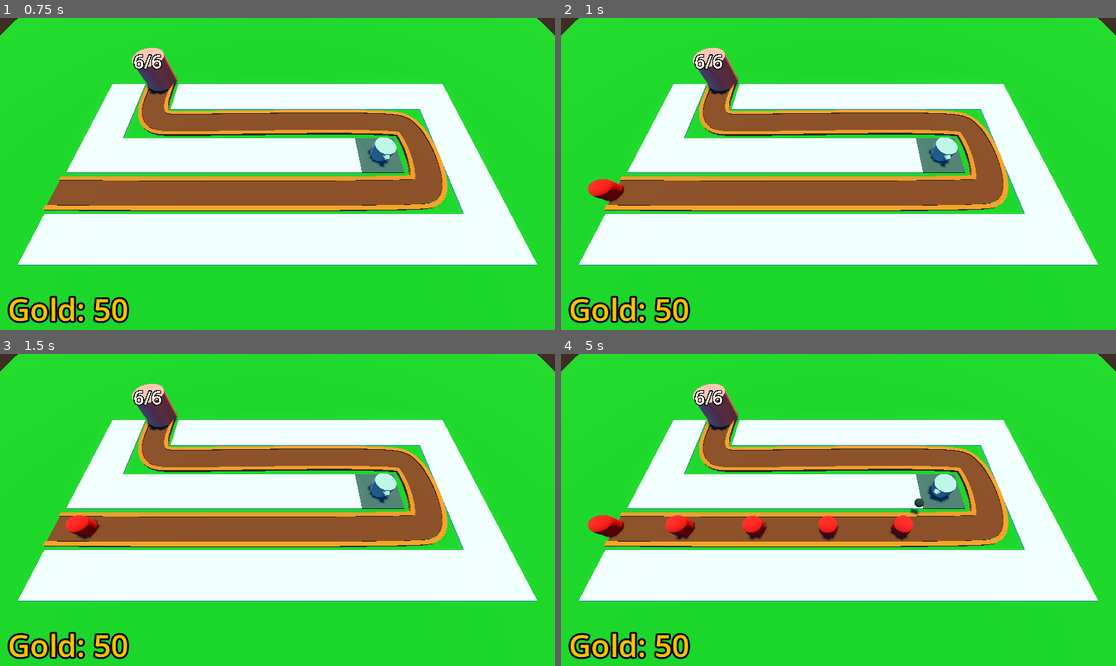
Above: before the commit, frames 1-4 (two rows, left to right).
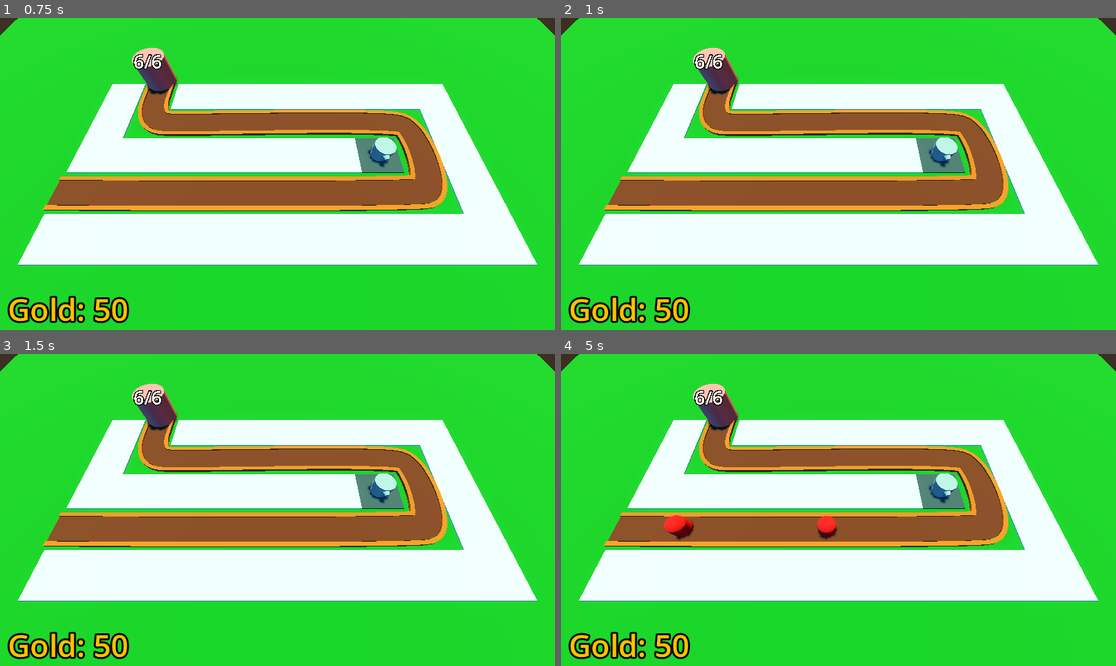
Above: after the commit, the same moments.

Repository: SirBarbecuedWaffle/barbarianBlaster
Game: Godot game, scene res://world/node_3d.tscn
Same seed, same stepped clock (60 frames per second), same inputs: the game is played once before the commit and once after it.
Inputs (mouse positions are in pixels of both pictures, inside the frame that each line leads up to):
- Up to frame 1 (0.75 s): tap Enter at 0.5 s; move the mouse to (399, 158) at 0.52 s; click (399, 158) at 0.6 s
- Up to frame 2 (1 s): no input
- Up to frame 3 (1.5 s): move the mouse to (166, 525) at 1.27 s; click (166, 525) at 1.35 s
- Up to frame 4 (5 s): move the mouse to (894, 441) at 2.02 s; click (894, 441) at 2.1 s; move the mouse to (810, 572) at 2.77 s; click (810, 572) at 2.85 s; move the mouse to (1005, 556) at 3.52 s; click (1005, 556) at 3.6 s; move the mouse to (672, 463) at 4.27 s; click (672, 463) at 4.35 s

Frame 1 is identical in both runs. In frame 2, 0.3% of the frame differs, in the area x 4-12%, y 51-60%; in frame 3, 0.3%; in frame 4, 1.1%, in the area x 4-72%, y 38-60%.

Commit message:
difficulty scaling

Diff:
--- /dev/null
+++ b/barbarian-blaster/Managers/difficulty_manager.gd
@@ -0,0 +1,23 @@
+extends Node
+@export var game_length:=30.0
+@export var spawn_time_curve : Curve
+@export var enemy_health_curve : Curve
+@onready var timer: Timer = $Timer
+
+
+func _ready() -> void:
+	timer.start(game_length)
+
+
+
+func _process(delta: float) -> void:
+	pass
+
+func game_progress_ratio()-> float:
+	return 1.0-(timer.time_left/timer.wait_time)
+
+func get_spawn_time()->float:
+	return spawn_time_curve.sample(game_progress_ratio())
+
+func get_enemy_health()->float:
+	return enemy_health_curve.sample(game_progress_ratio())
--- /dev/null
+++ b/barbarian-blaster/Managers/difficulty_manager.tscn
@@ -0,0 +1,20 @@
+[gd_scene load_steps=4 format=3 uid="uid://cnpf7uqwt1xy8"]
+
+[ext_resource type="Script" uid="uid://bgc60ktmqi5t0" path="res://Managers/difficulty_manager.gd" id="1_u5hlp"]
+
+[sub_resource type="Curve" id="Curve_u5hlp"]
+_limits = [0.25, 2.0, 0.0, 1.0]
+_data = [Vector2(0, 2), 0.0, -1.7517861, 0, 1, Vector2(0.995976, 0.2552632), -1.7517861, 0.0, 1, 0]
+point_count = 2
+
+[sub_resource type="Curve" id="Curve_pgrat"]
+_limits = [10.0, 150.0, 0.0, 1.0]
+_data = [Vector2(0, 10), 0.0, 140.0, 0, 1, Vector2(1, 150), 140.0, 0.0, 1, 0]
+point_count = 2
+
+[node name="DifficultyManager" type="Node"]
+script = ExtResource("1_u5hlp")
+spawn_time_curve = SubResource("Curve_u5hlp")
+enemy_health_curve = SubResource("Curve_pgrat")
+
+[node name="Timer" type="Timer" parent="."]
--- a/barbarian-blaster/enemy/path_3d.gd
+++ b/barbarian-blaster/enemy/path_3d.gd
@@ -1,12 +1,14 @@
 extends Path3D
 @export var spawnedEnemy : PackedScene
 @onready var enemy_spawn_timer: Timer = $enemySpawnTimer
-
+@export var difficultyManager:Node
 
 func spawnEnemy()->void:
 	var newEnemy=spawnedEnemy.instantiate()
 	add_child(newEnemy)
 	newEnemy.progress=0
+	newEnemy.max_health=difficultyManager.get_enemy_health()
+	enemy_spawn_timer.wait_time=difficultyManager.get_spawn_time()
 
 
 func _on_enemy_spawn_timer_timeout() -> void:
--- a/barbarian-blaster/world/node_3d.tscn
+++ b/barbarian-blaster/world/node_3d.tscn
@@ -8,6 +8,7 @@
 [ext_resource type="Script" uid="uid://bixkeb8iuruto" path="res://turret/turret_manager.gd" id="5_o0ruf"]
 [ext_resource type="PackedScene" uid="uid://cr6t7alfx8jhy" path="res://turret/turret.tscn" id="6_0xahe"]
 [ext_resource type="Script" uid="uid://dqp38bf3n14y1" path="res://bank/bank.gd" id="8_itlv6"]
+[ext_resource type="PackedScene" uid="uid://cnpf7uqwt1xy8" path="res://Managers/difficulty_manager.tscn" id="9_6ywa2"]
 
 [sub_resource type="ProceduralSkyMaterial" id="ProceduralSkyMaterial_xefs6"]
 sky_top_color = Color(0, 0.43512285, 0.907993, 1)
@@ -74,12 +75,14 @@
 "cells": PackedInt32Array(65535, 1, 0, 65535, 65535, 0, 65534, 65535, 0, 0, 65535, 0, 1, 65535, 0, 1, 1, 0, 0, 1, 0, 65 …(325 unchanged characters)…
 }
 
-[node name="enemyPath" type="Path3D" parent="."]
+[node name="enemyPath" type="Path3D" parent="." node_paths=PackedStringArray("difficultyManager")]
 curve = SubResource("Curve3D_dn5bg")
 script = ExtResource("3_0xahe")
 spawnedEnemy = ExtResource("2_7mgw1")
+difficultyManager = NodePath("../DifficultyManager")
 
 [node name="enemySpawnTimer" type="Timer" parent="enemyPath"]
+wait_time = 2.0
 autostart = true
 
 [node name="road" type="CSGPolygon3D" parent="enemyPath"]
@@ -157,4 +160,6 @@
 label_settings = SubResource("LabelSettings_4xmp5")
 vertical_alignment = 2
 
+[node name="DifficultyManager" parent="." instance=ExtResource("9_6ywa2")]
+
 [connection signal="timeout" from="enemyPath/enemySpawnTimer" to="enemyPath" method="_on_enemy_spawn_timer_timeout"]
Not shown, added: barbarian-blaster/Managers/difficulty_manager.gd.uid
Not shown: 1 places in barbarian-blaster/world/node_3d.tscn that only renumber resources
